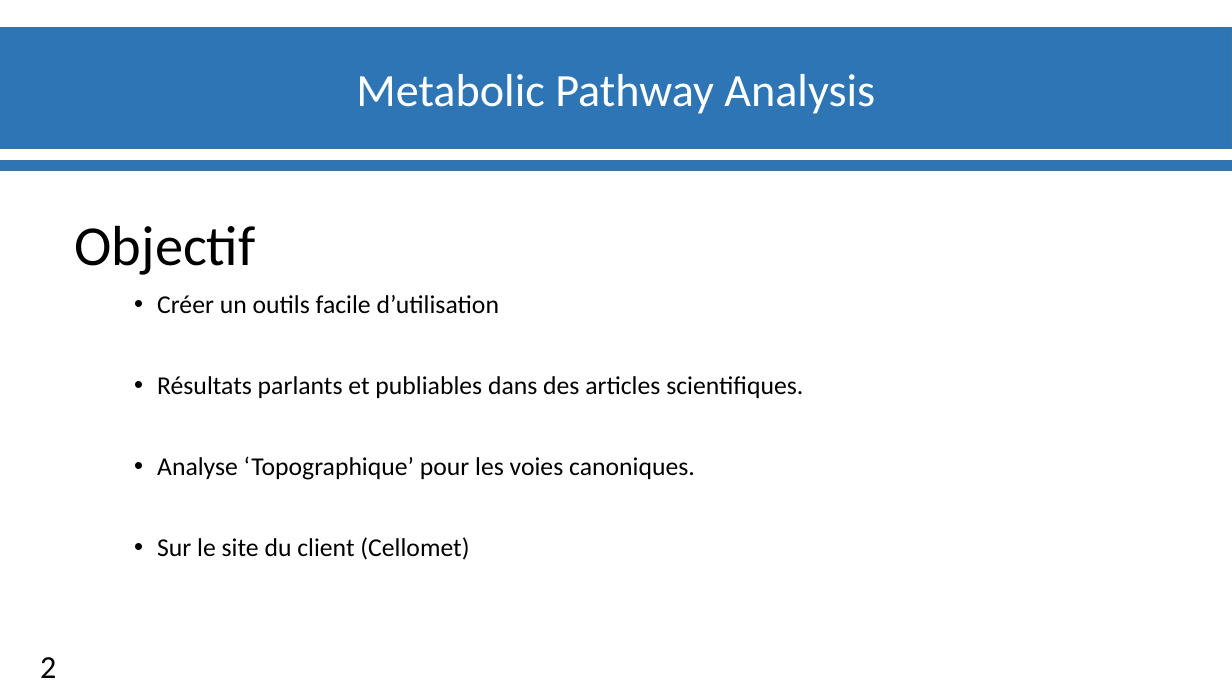
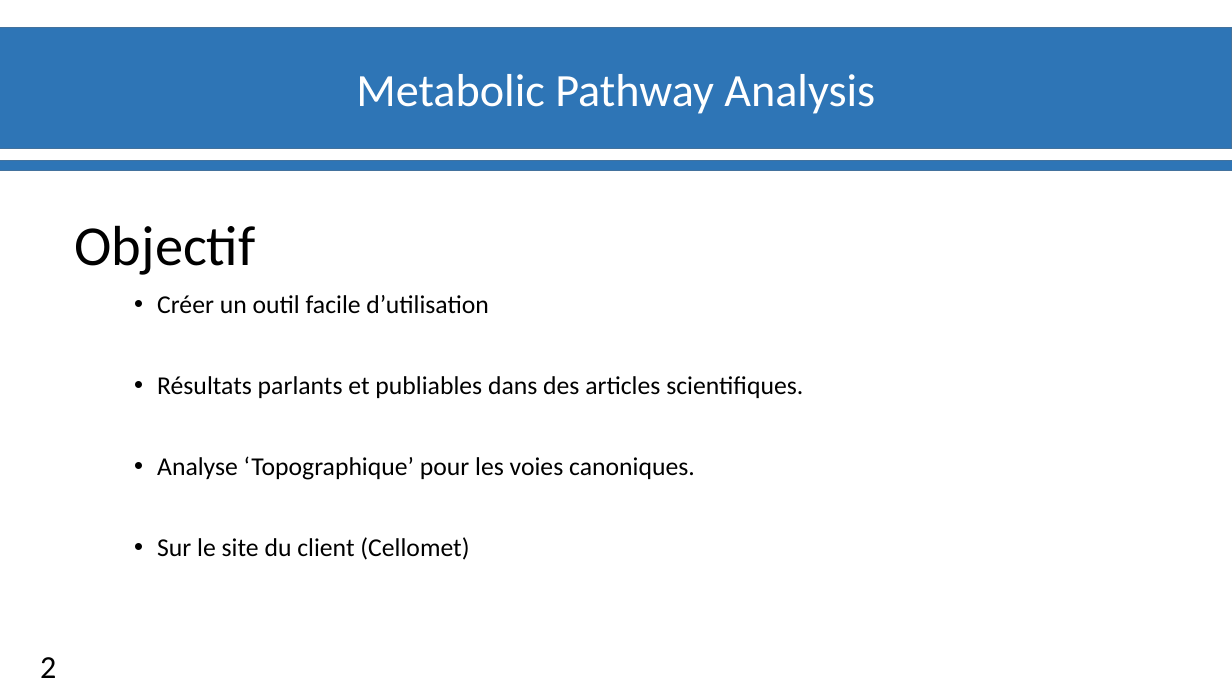
Before and after one commit to materrien/Projet-INSERM, a slide deck: slide 3 of Diapos_Suivit_projet.pptx. Drawn at 1232x693 pixels with LibreOffice and Linux fonts; fonts in the diff are those of the drawing; background and template pictures are left out. Boxes give left, top, right and bottom in pixels: in the first picture for what was removed or moved away, otherwise in the second. Text is boxed around its words. In the diff, an @@ line names an element or a change of style, - is before the commit and + after.

```diff
--- a/Diapos_Suivit_projet.pptx
+++ b/Diapos_Suivit_projet.pptx
@@ text at (157,295,488,314): text changed @@
-• Créer un outils facile d’utilisation
+• Créer un outil facile d’utilisation
```
Also in this commit, not shown: 7 other slides changed.
